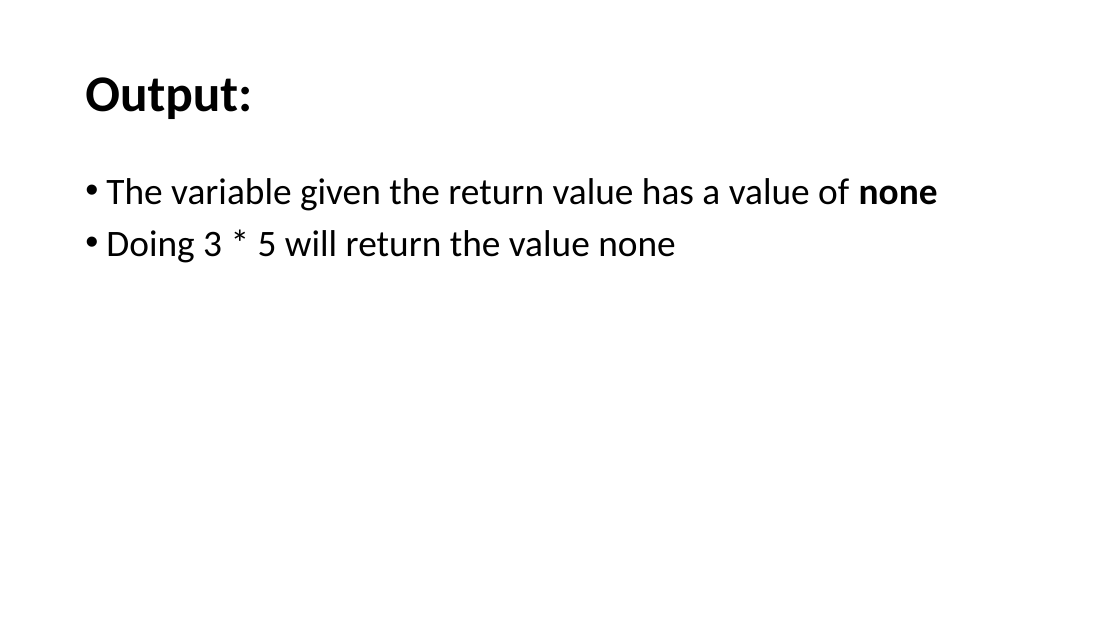
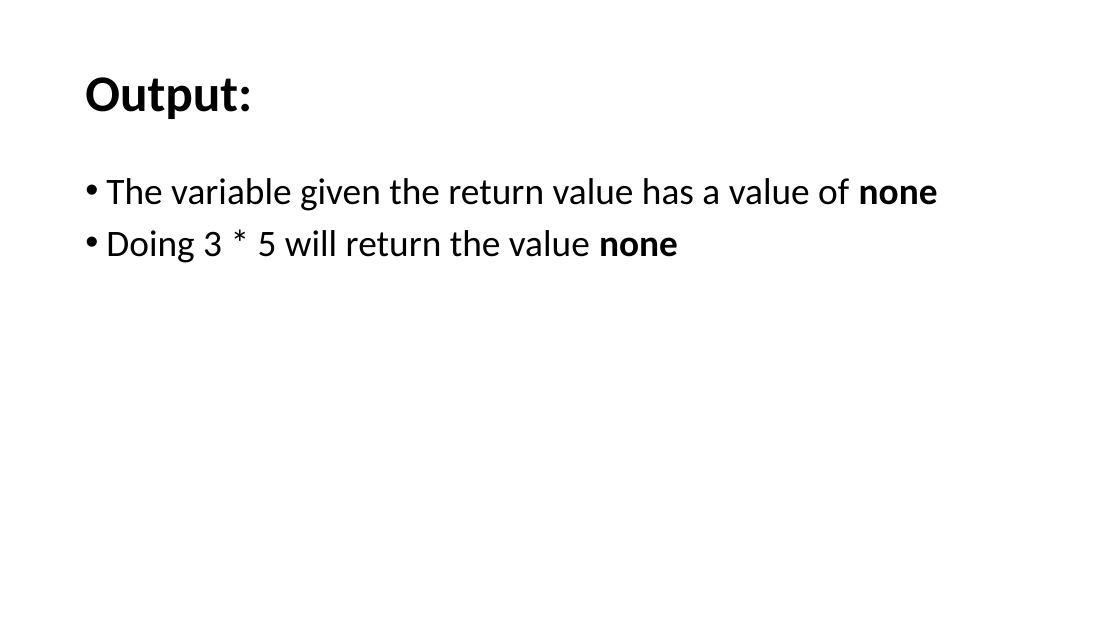
Before and after one commit to HKohin/Python-for-Upward-Bound-Program, a slide deck: slide 16 of PYTHON_11_Functions Part 2.pptx. Drawn at 1120x630 pixels with LibreOffice and Linux fonts; fonts in the diff are those of the drawing. Boxes give left, top, right and bottom in pixels: in the first picture for what was removed or moved away, otherwise in the second. Text is boxed around its words. In the diff, an @@ line names an element or a change of style, - is before the commit and + after.

```diff
--- a/PYTHON_11_Functions Part 2.pptx
+++ b/PYTHON_11_Functions Part 2.pptx
@@ text at bbox=[106, 230, 678, 263]: bold on in "none" @@
```
Also in this commit, not shown: 3 other files.
